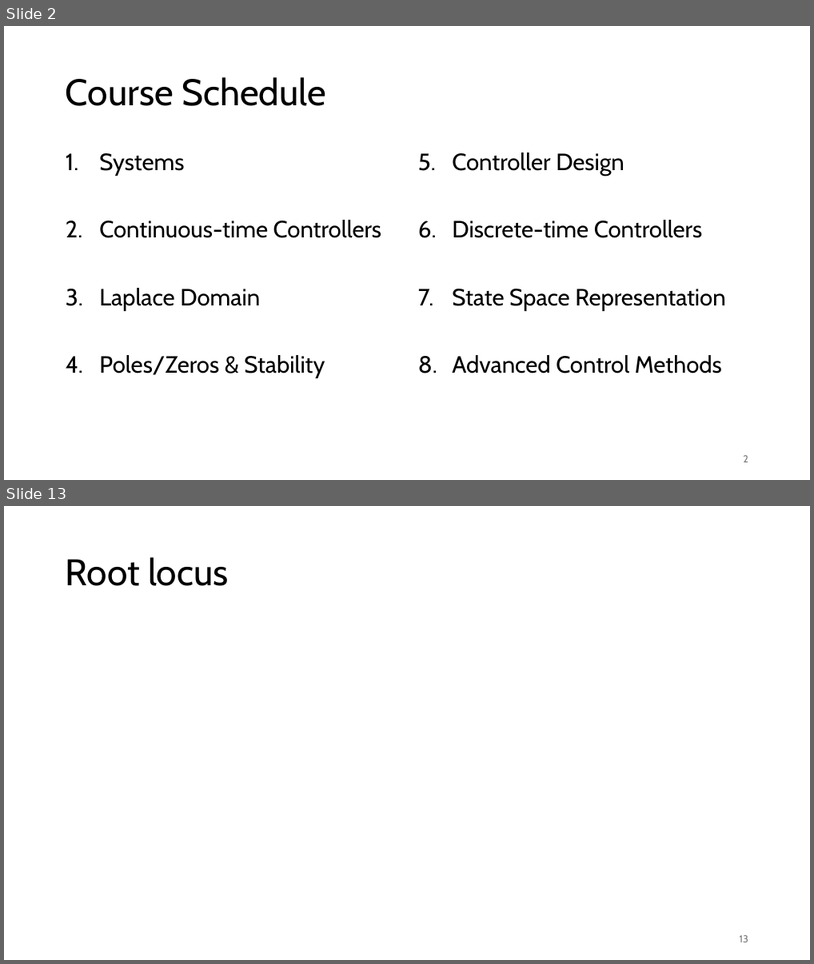
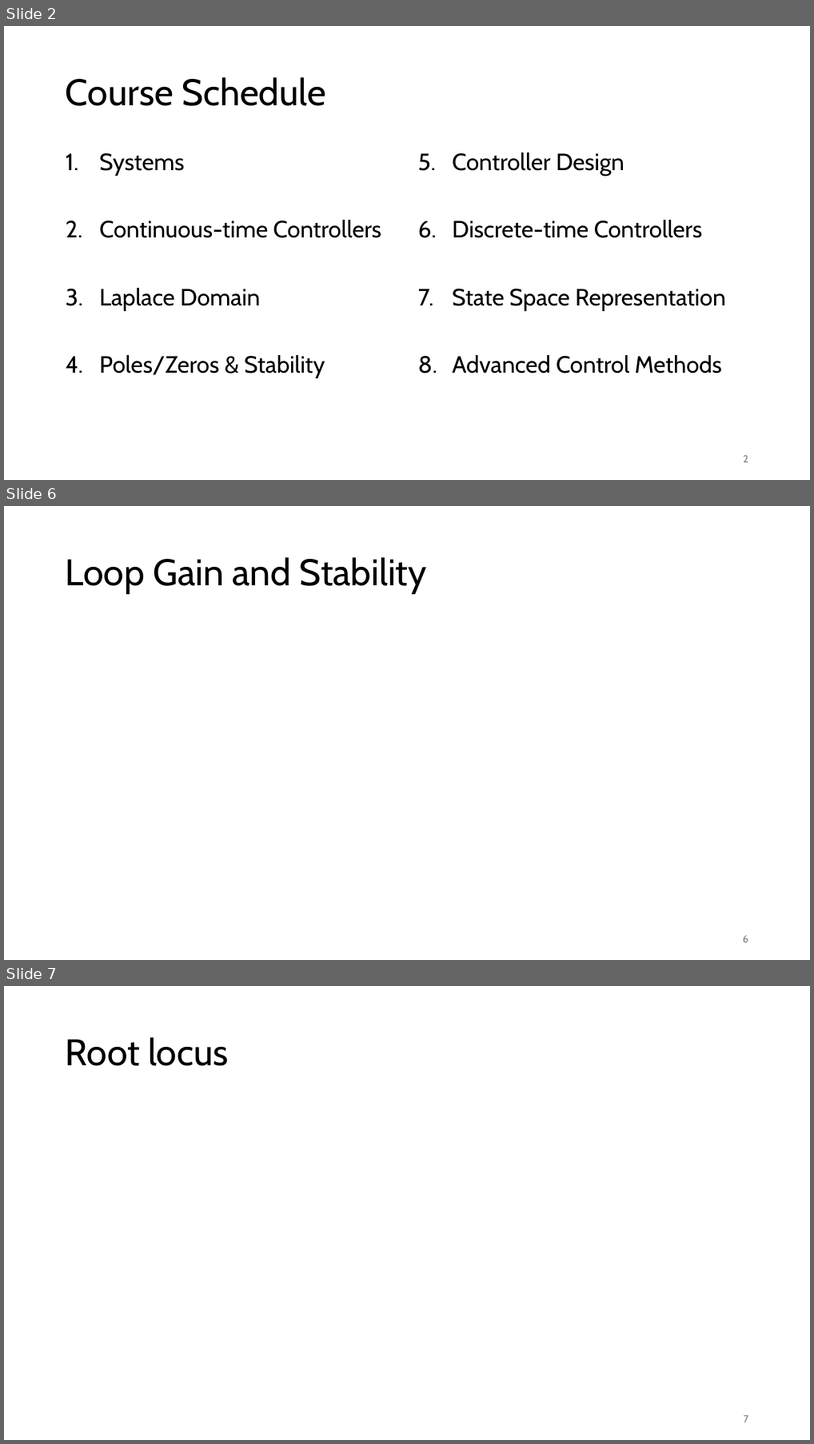
Before and after one commit to FelixWick/control_engineering, a slide deck: slides/5_controller_design.pptx. Shown one above the other, each under a label of ours: slides 2 and 13 before the commit, slides 2, 6 and 7 after it; the slides between them are not shown. The pictures are 814x964 and 814x1444 pixels, drawn with LibreOffice and Linux fonts; fonts in the diff are those of the drawing; grey boxes stand for pictures. Boxes give left, top, right and bottom in pixels: in the first picture for what was removed or moved away, otherwise in the second. Text is boxed around its words. In the diff, an @@ line names an element or a change of style, - is before the commit and + after.

```diff
--- a/slides/5_controller_design.pptx
+++ b/slides/5_controller_design.pptx
@@ slide 6 added at box(4, 506, 810, 960), background #FFFFFF @@
@@ title added at box(66, 557, 427, 594), 44 pt, text #000000 @@
+Loop Gain and Stability
@@ page number added at box(743, 935, 749, 942), 12 pt, text #797979 @@
+6
@@ what was slide 13 is now slide 7 @@
@@ page number at box(744, 1415, 749, 1422): text changed @@
-13
+7
```
Also in this commit, not shown: 4 slides changed, 2 other slides added.
